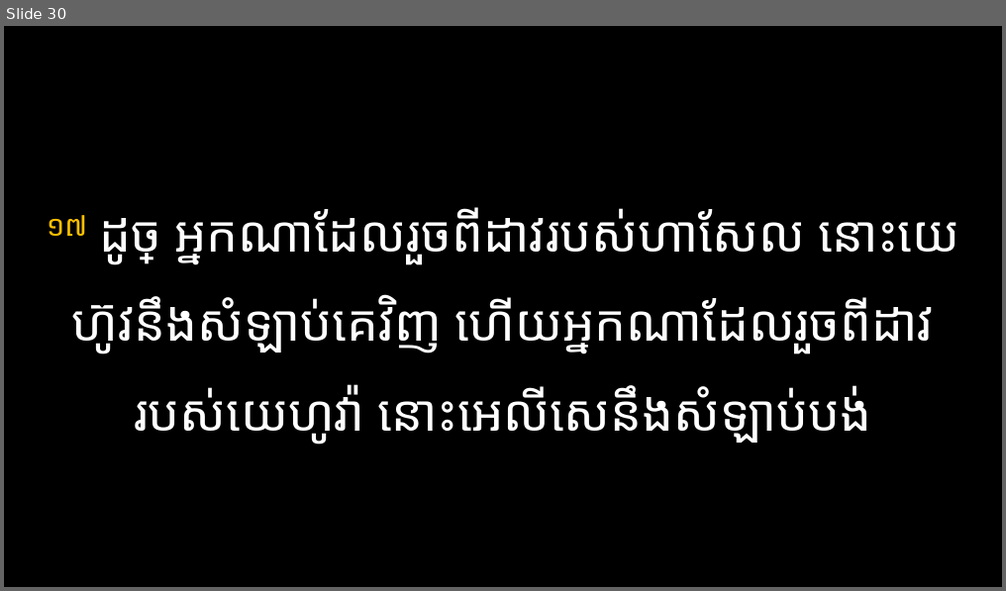
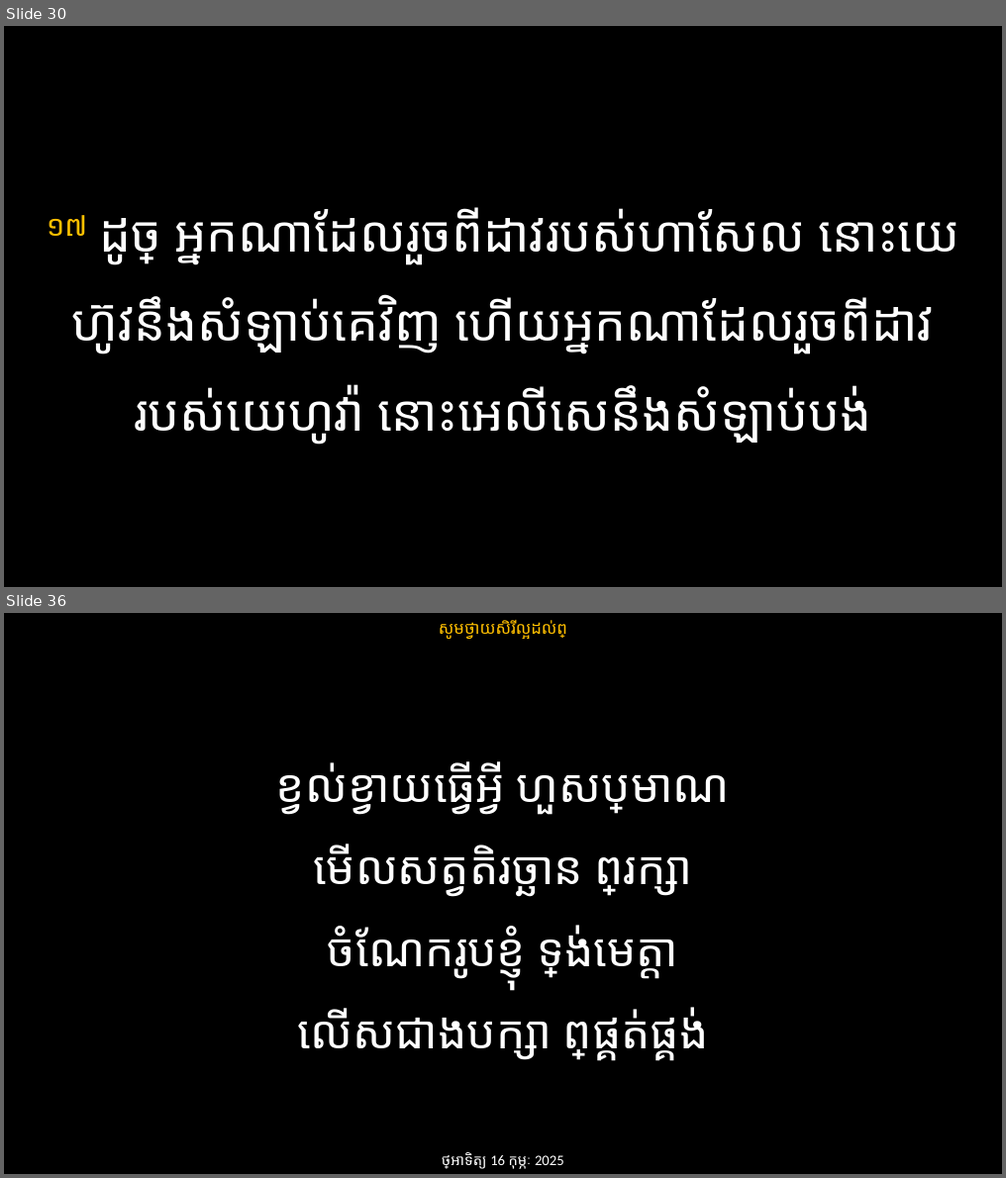
Before and after one commit to phearak2003/youth_worship, a slide deck: Youth Worship.pptx. Shown one above the other, each under a label of ours: slide 30 before the commit, slides 30 and 36 after it; the slides between them are not shown. The pictures are 1006x591 and 1006x1178 pixels, drawn with LibreOffice and Linux fonts; fonts in the diff are those of the drawing. Boxes give left, top, right and bottom in pixels: in the first picture for what was removed or moved away, otherwise in the second. Text is boxed around its words. In the diff, an @@ line names an element or a change of style, - is before the commit and + after.

```diff
--- a/Youth Worship.pptx
+++ b/Youth Worship.pptx
@@ slide 36 added at (4, 613, 1002, 1174), background #000000 @@
@@ text added at (439, 620, 568, 639), 16 pt, text #FFC000 @@
+សូមថ្វាយសិរីល្អដល់ព្រះ
@@ text added at (276, 761, 730, 1060), 44 pt, text #FFFFFF @@
+ខ្វល់ខ្វាយធ្វើអ្វី ហួសប្រមាណ
+មើលសត្វតិរច្ឆាន ព្រះរក្សា
+ចំណែករូបខ្ញុំ ទ្រង់មេត្តា
+លើសជាងបក្សា ព្រះផ្គត់ផ្គង់
@@ text added at (442, 1153, 564, 1169), 14 pt, text #FFFFFF @@
+ថ្ងៃអាទិត្យ 16 កុម្ភៈ 2025
```
Also in this commit, not shown: 35 slides changed, 4 other slides added, 1 slide removed.
